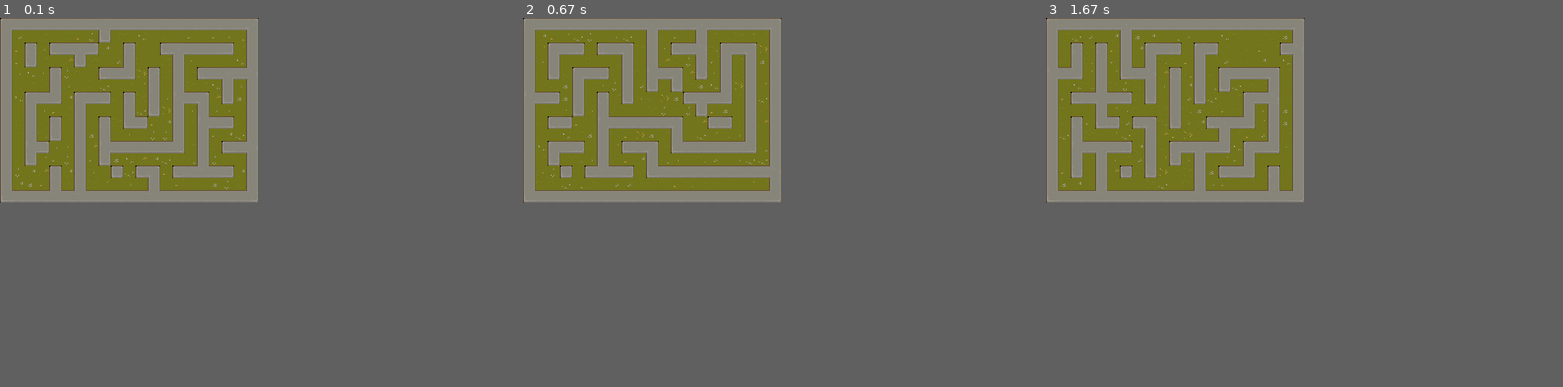
Above: before the commit, frames 1-3 (left to right).
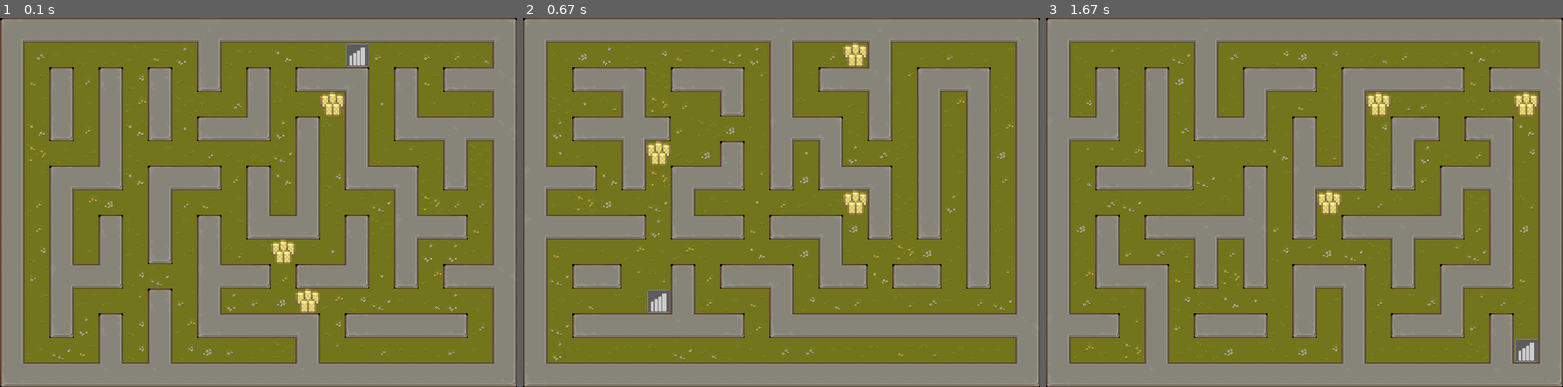
Above: after the commit, the same moments.

Repository: iiimagnum/PYgame_GROUP1
Game: pygame game, started from PygameProject/codes/Maze.py
Same seed, same stepped clock (60 frames per second), same inputs: the game is played once before the commit and once after it.
Inputs:
- Up to frame 1 (0.1 s): no input
- Up to frame 2 (0.67 s): tap 1 at 0.33 s
- Up to frame 3 (1.67 s): tap 1 at 0.67 s
In our replay, the window is 420x300 before the commit and 840x600 after it. These sizes can differ from the game's own. Grey fills any space a smaller window leaves; there, only what the larger window draws over its background counts as a difference.

The runs differ from the first frame. In frame 1, 55% of the frame differs, in the area x 0-100%, y 0-100%; in frame 2, 54%; in frame 3, 55%.

Commit message:
*修改删墙算法 *添加互动点类

Diff:
--- /dev/null
+++ b/PygameProject/codes/InteractivePoint.py
@@ -0,0 +1,42 @@
+import pygame
+from settings import  *
+from  enum import  Enum
+class InteractPoint:
+    resourcePath="../images/interactPoint/"
+    def __init__(self,position,type,imgPath):
+        self.x=position[1]
+        self.y=position[0]
+        self.type=type
+        self.img=pygame.image.load(InteractPoint.resourcePath+imgPath).convert_alpha()
+        self. img.set_colorkey(self.img.get_at((0,0)))
+        self.img=pygame.transform.scale(self.img,(CellSize,CellSize))
+        self.rect=self.img.get_rect()
+        self.rect.topleft=(self.x*CellSize,self.y*CellSize)
+    def draw(self,surface):
+        surface.blit(self.img,self.rect)
+        pass
+
+    def Interact(self):
+        """Used to overwrite. """
+        pass
+pass
+
+class ExitPoint(InteractPoint):
+    def __init__(self,position):
+        InteractPoint.__init__(self,position,InteractType['Exit'],"Exit.png")
+
+    def Interact(self):
+        pass
+
+class Treasure(InteractPoint):
+    def __init__(self,position):
+        InteractPoint.__init__(self,position,InteractType['Treasure'],"Coin.png")
+
+    def Interact(self):
+        pass
+
+
+class InteractType(Enum):
+    Exit=1
+    Treasure=2
+    Item=3
--- a/PygameProject/codes/Maze.py
+++ b/PygameProject/codes/Maze.py
@@ -3,27 +3,28 @@
 import  pygame
 import  numpy
 from settings import *
+from InteractivePoint import  *
 #using DFS to Summon the Maze
 
 class MazeCell:
-    CellSize=20
+
     BlockPath="../images/maze/Block/Block_"
     PathPath="../images/maze/Path/Path_"
 
     def __init__(self, position, type, imgID=0):
         """
-        :param position:position 中的x，y仅表示位于第几格,而非rect的坐标
+        :param position=(y,x):position 中的x，y仅表示位于第几格,而非rect的坐标
         """
         self.x=position[1]
         self.y=position[0]
-        self.cellType=type# 0 is wall , 1 is passage ,
+        self.cellType=type# 0 is wall , 1 is passage ,2 is interactPoint
         if self.cellType==0:
             self.img=pygame.image.load(MazeCell.BlockPath + str(imgID) + ".png").convert().convert_alpha()
         elif self.cellType==1:
             self.img=pygame.image.load(MazeCell.PathPath+str(imgID)+".png").convert().convert_alpha()
-        self.img=pygame.transform.scale(self.img,(MazeCell.CellSize,MazeCell.CellSize))
+        self.img=pygame.transform.scale(self.img,(CellSize,CellSize))
         self.rect=self.img.get_rect()
-        self.rect.topleft=(self.x*MazeCell.CellSize,self.y*MazeCell.CellSize)
+        self.rect.topleft=(self.x*CellSize,self.y*CellSize)
     def draw(self,surface):
         surface.blit(self.img,self.rect)
     pass
@@ -32,13 +33,14 @@
 
     def __init__(self):
         self.CurrentMazeInfo=numpy.zeros((MAZE_Y * 2 + 1, MAZE_X * 2 + 1), dtype=MazeCell)
+        self.InteractPointList=[]
         self.wallList=[]
 
     def SummonMaze(self):
 
         #Initialize the maze and its cells
         maze=numpy.zeros((MAZE_Y * 2 + 1, MAZE_X * 2 + 1), dtype=int)
-
+        self.InteractPointList.clear()
         #DFS to generate the maze
         stack=[]
         x= random.randint(0, MAZE_X - 1) * 2 + 1
@@ -70,7 +72,7 @@
             pass
 
         #Delete some walls
-        maze=self.__RemoveWall__(maze, int(MAZE_Y * MAZE_X / 5))
+        maze=self.__RemoveWallPJVersion(maze,3,3)
 
 
         # Decide the img of the cell
@@ -171,14 +173,19 @@
                             powTime+=1
                             self.CurrentMazeInfo[i,j]=MazeCell((i,j),0,obstacleValue)
 
+        #Add the interact point
+        self.SummonInteractPoint(3)
+
         pass
 
     def draw(self,surface):
-        drawSurface=pygame.Surface(((MAZE_X * 2 + 1) * MazeCell.CellSize, (MAZE_Y * 2 + 1) * MazeCell.CellSize))
+        drawSurface=pygame.Surface(((MAZE_X * 2 + 1) * CellSize, (MAZE_Y * 2 + 1) * CellSize))
         for y in range(MAZE_Y * 2 + 1):
             for x in range(MAZE_X * 2 + 1):
-                testRect=self.CurrentMazeInfo[y,x].img.get_rect()
                 drawSurface.blit(self.CurrentMazeInfo[y,x].img,self.CurrentMazeInfo[y,x].rect)
+
+        for ip in self.InteractPointList:
+            drawSurface.blit(ip.img,ip.rect)
         surface.blit(drawSurface,drawSurface.get_rect())
 
     def __RemoveWall__(self,maze,RemoveNum):
@@ -194,7 +201,7 @@
         maze[y,x] = 0
         stack.append((y,x))
         while len(stack):
-            (y,x) = stack.pop()
+            (y,x) = stack.pop(0)
             if y - 1 > 0:  # 上
                 if maze[ y - 1,x] == 1:
                     maze[y - 1,x] = min(maze[y - 1,x], maze[ y,x] + 1)
@@ -265,10 +272,65 @@
         # print(f"Now removed {RemoveNum}")
         return maze
         pass
+    def __RemoveWallPJVersion(self,maze,remDis,randRange):
+        for x in range(1,MAZE_X-1):
+            curLasting=0
+            rdDis=remDis+random.randint(int(-randRange/2),randRange)
+            for y in range(2,MAZE_Y*2-1):
+                if maze[y,x*2]==0:
+                    curLasting=curLasting+1
+                    if curLasting>=rdDis and maze[y,x*2+1]+maze[y,x*2-1]==2:
+                        maze[y,x*2]=1
+                        curLasting=0
+                else:
+                    curLasting=0
+
+        for y in range(1, MAZE_Y - 1):
+            curLasting = 0
+            rdDis = remDis + random.randint(int(-randRange/2), randRange)
+            for x in range(2, MAZE_X * 2 - 1):
+                if maze[y*2, x ] == 0:
+                    curLasting = curLasting + 1
+                    if curLasting >= rdDis and maze[y* 2 + 1, x ] + maze[y* 2 - 1, x ] == 2:
+                        maze[y*2, x ] = 1
+                        curLasting = 0
+                else:
+                    curLasting = 0
+
+        for i in range(2,MAZE_Y*2):
+            for j in range(2,MAZE_X*2):
+                if maze[i,j]==0:
+                    if maze[i-1,j]+maze[i+1,j]+maze[i,j-1]+maze[i,j+1]==4:
+                        d=[(-1,0),(1,0),(0,1),(0,-1)]
+                        (dx,dy)=random.choice(d)
+                        maze[i+dy,j+dx]=0
+
+        return maze
+
+    def SummonInteractPoint(self,treasureNum):
+        while treasureNum>0:
+            treasureNum-=1
+            while True:
+                x=random.randint(1,MAZE_X*2)
+                y=random.randint(1,MAZE_Y*2)
+                if self.CurrentMazeInfo[y,x].cellType==1:
+                    self.CurrentMazeInfo[y,x].cellType=2
+                    ip=Treasure((y,x))
+                    self.InteractPointList.append(ip)
+                    break
+
+        while True:
+            x = random.randint(1, MAZE_X * 2)
+            y = random.randint(1, MAZE_Y * 2)
+            if self.CurrentMazeInfo[y, x].cellType == 1:
+                self.CurrentMazeInfo[y, x].cellType = 2
+                ex=ExitPoint((y,x))
+                self.InteractPointList.append(ex)
+                break
 
 if __name__ == '__main__':
     pygame.init()
-    MainSurface=pygame.display.set_mode(((MAZE_X * 2 + 1) * MazeCell.CellSize, (MAZE_Y * 2 + 1) * MazeCell.CellSize))
+    MainSurface=pygame.display.set_mode(((MAZE_X * 2 + 1) * CellSize, (MAZE_Y * 2 + 1) * CellSize))
     maze=Maze()
     maze.SummonMaze()
     while True:
--- a/PygameProject/codes/MazeGenerationTest.py
+++ b/PygameProject/codes/MazeGenerationTest.py
@@ -114,8 +114,10 @@
 def DFS():
     maze = numpy.zeros((MazeSize_Width * 2 + 1, MazeSize_Height * 2 + 1), dtype=int)
     stack=[]
-    x=random.randint(0,MazeSize_Width-1)*2+1
-    y=random.randint(0,MazeSize_Height-1)*2+1
+    #x=random.randint(0,MazeSize_Width-1)*2+1
+   #y=random.randint(0,MazeSize_Height-1)*2+1
+    x=1
+    y=1
     maze[x,y]=1
     stack.append((x,y))
     while len(stack)>0:
@@ -184,6 +186,8 @@
             if Maze[x-1,y]+Maze[x+1,y]==2 or Maze[x,y-1]+Maze[x,y+1]==2:
                 Maze[x,y]=1
                 RemoveNum-=1
+
+    print(f"{RemoveNum} more to Remove")
     return  Maze
     pass
 
@@ -201,7 +205,7 @@
                     Maze[x, y] = 1
                     RemoveNum -= 1
             break
-
+    print(f"{RemoveNum} more to Remove")
     return  Maze
     pass
 
@@ -277,7 +281,6 @@
                     wallY=y
         if maxDistance>-1:
             wallList.remove((wallX,wallY))
-            print(f"Remove {(wallX,wallY)}")
             for i in range(4):
                 for j in range(4):
                     if (wallX+i-2>0 and wallX+i-2<MazeSize_Width*2) and (wallY+j-2>0 and wallY+j-2<MazeSize_Height*2) and wallList.__contains__((wallX+i-2,wallY+j-2)):
@@ -286,9 +289,46 @@
             RemoveNum-=1
             maze[wallX,wallY]=1
 
-    print(f"Now removed {RemoveNum}")
+
+    print(f"{RemoveNum} more to Remove")
     return maze
     pass
+
+def RemoveWallPJVersion(maze,remDis):
+    for x in range(1,MazeSize_Width-1):
+        curLasting=0
+        for y in range(2,MazeSize_Height*2-2):
+            if maze[x*2,y]==0:
+                curLasting=curLasting+1
+                if random.randrange(0,10)<=8:
+                    if curLasting>=remDis+random.randint(-2,2) and maze[x*2,y-1]+maze[x*2,y+1]==0:
+                        maze[x*2,y]=1
+
+                        #if maze[x*2,y-1]+maze[x*2,y+1]==2:
+                           # maze[x*2,y-1] = 1
+                            #maze[x*2,y+1] = 1
+                        curLasting=0
+            else:
+                curLasting=0
+
+    for y in range(1,MazeSize_Height-1):
+        curLasting=0
+        for x in range(2,MazeSize_Width*2-2):
+            if maze[x,y*2]==0:
+                curLasting=curLasting+1
+                if random.randrange(0,10)<=8:
+                    if curLasting>=remDis+random.randint(-2,2) and maze[x+1,y*2]+maze[x-1,y*2]==0:
+                        maze[x,y*2]=1
+                        #if maze[x+1,y*2]+maze[x-1,y*2]==2:
+                            #maze[x+1,y*2] = 1
+                            #maze[x-1,y*2] = 1
+                        curLasting=0
+            else:
+                curLasting=0
+    return  maze
+
+
+
 
 def main():
     pygame.init()
@@ -304,13 +344,13 @@
             pass
         if Inp.InputManager.keyDownList.__contains__(pygame.K_1):
             MazeInfo = Aldous_Broder()
-            MazeInfo = RemoveWallDistanceVersion(MazeInfo, 30)
+            MazeInfo = RemoveWall(MazeInfo, 30)
         if Inp.InputManager.keyDownList.__contains__(pygame.K_2):
             MazeInfo = Prim()
-            MazeInfo = RemoveWallDistanceVersion(MazeInfo, 30)
+            MazeInfo = RemoveWall(MazeInfo, 30)
         if Inp.InputManager.keyDownList.__contains__(pygame.K_3):
             MazeInfo = DFS()
-            MazeInfo = RemoveWallDistanceVersion(MazeInfo, 30)
+            MazeInfo = RemoveWallPJVersion(MazeInfo, 4)
 
         drawSurface = DrawMaze(MazeInfo)
         MainSurface.blit(drawSurface, drawSurface.get_rect())
--- a/PygameProject/codes/settings.py
+++ b/PygameProject/codes/settings.py
@@ -1,8 +1,9 @@
 '''settings'''
 WIN_SIZE_X = 1000
 WIN_SIZE_Y = 1000
-MAZE_X = 10#x
-MAZE_Y = 7#y
+MAZE_X = 10
+MAZE_Y = 7
 PLAYER_SPEED = 2
 Frame_update = 10  # Player image update rate, bigger --> slower
 PLAYER_DASH_SPEED = 100
+CellSize=40
Binary file added: PygameProject/images/interactPoint/Coin.png
Binary file added: PygameProject/images/interactPoint/Exit.png
